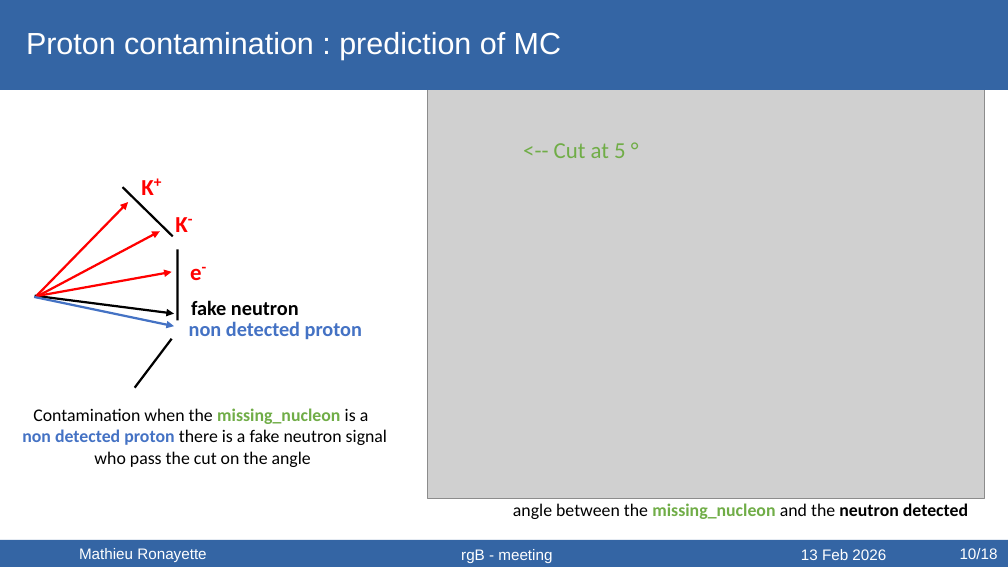
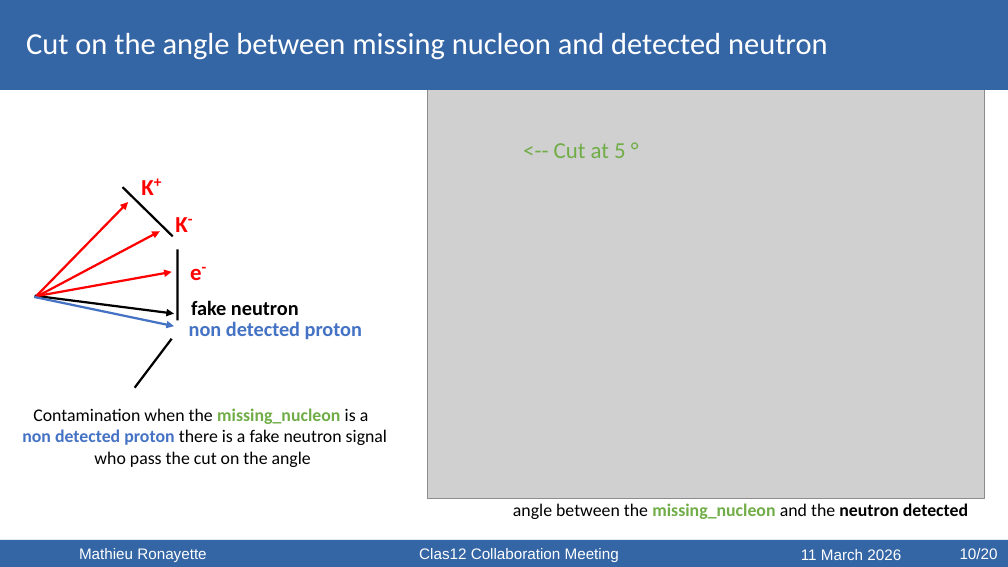
Before and after one commit to mathieuryt/phi_analysis, a slide deck: slide 10 of electroproduction/presentations/ClasMeeting_ronayette.odp. Drawn at 1008x567 pixels with LibreOffice and Linux fonts; fonts in the diff are those of the drawing; grey boxes stand for pictures. Boxes give left, top, right and bottom in pixels: in the first picture for what was removed or moved away, otherwise in the second. Text is boxed around its words. In the diff, an @@ line names an element or a change of style, - is before the commit and + after.

```diff
--- a/electroproduction/presentations/ClasMeeting_ronayette.odp
+++ b/electroproduction/presentations/ClasMeeting_ronayette.odp
@@ text at [26,33,828,60]: text changed; font Arial to Calibri @@
-Proton contamination : prediction of MC
+Cut on the angle between missing nucleon and detected neutron
@@ text at [419,548,619,562]: text changed @@
-rgB - meeting
+Clas12 Collaboration Meeting
@@ text at [801,549,901,560]: text changed @@
-13 Feb 2026
+11 March 2026
@@ text at [960,548,998,559]: text changed @@
-10/18
+10/20
```
Also in this commit, not shown: 21 other slides changed, 20 slides added, 2 slides removed, 17 other files.
